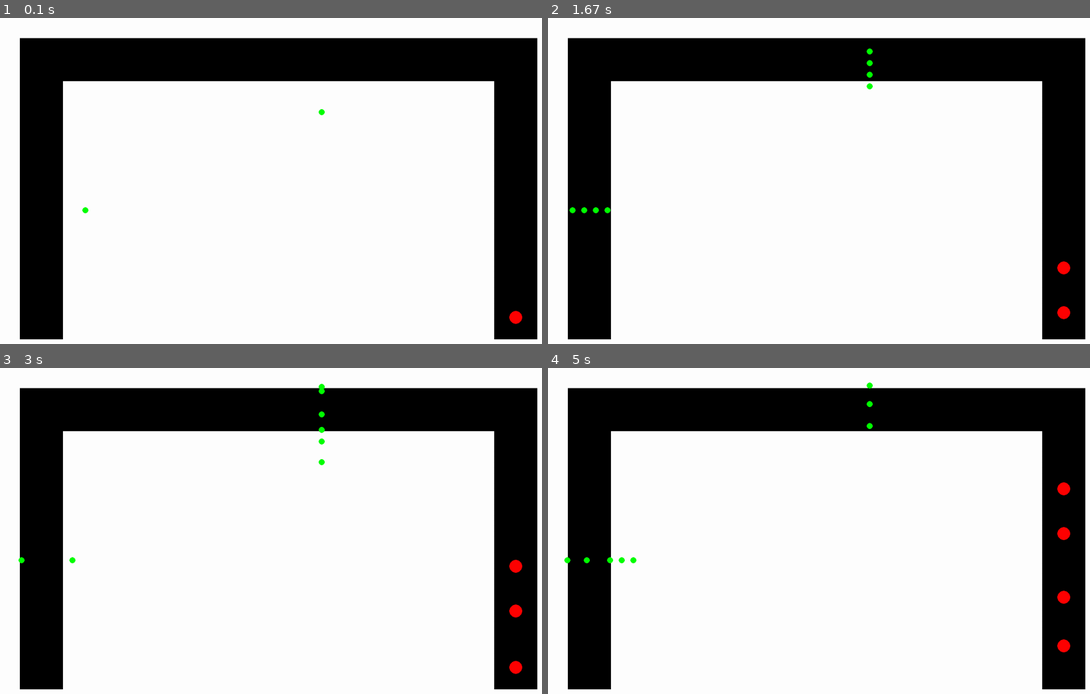
Above: before the commit, frames 1-4 (two rows, left to right).
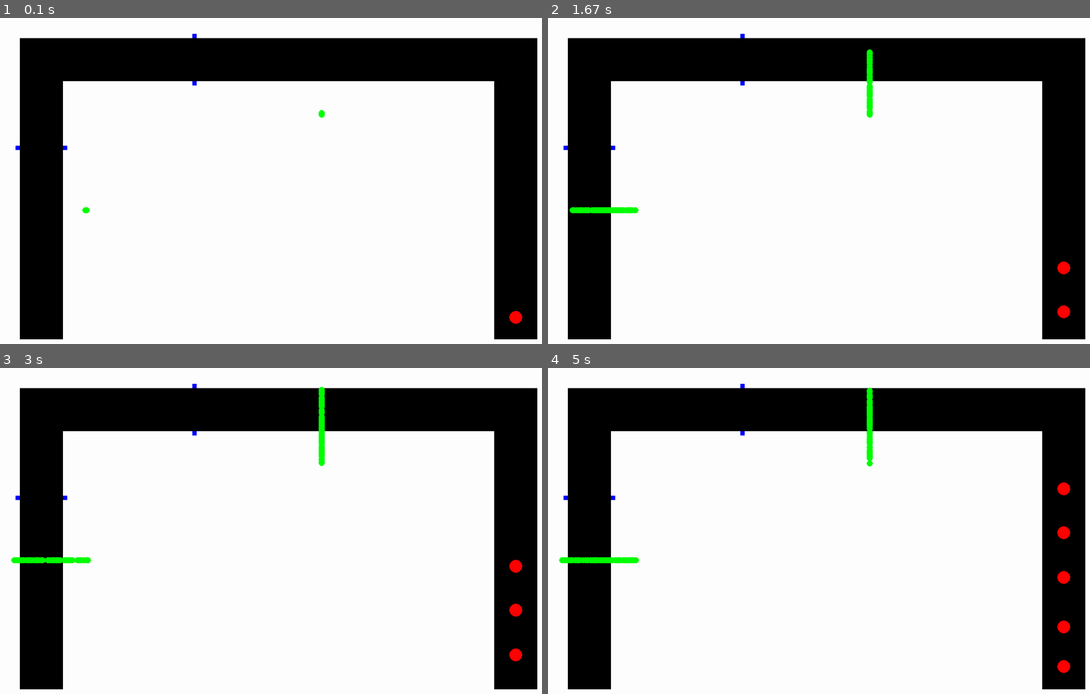
Above: after the commit, the same moments.

Repository: JCoder121/carsim
Game: pygame game, started from files/jeff_MASTER.py
Two runs of this game, one before a commit and one after it. Both use one fixed random seed, a clock stepped at 60 frames per second and the inputs below.
Inputs:
- Up to frame 1 (0.1 s): no input
- Up to frame 2 (1.67 s): tap Enter at 0.33 s
- Up to frame 3 (3 s): tap Space at 1.67, 2.07, 2.37, 2.57, 2.9 s
- Up to frame 4 (5 s): tap Space at 3.2, 3.4, 3.7, 3.97, 4.3, 4.6, 4.73 s

The runs differ from the first frame. In frame 1, less than 0.1% of the frame differs, in the area x 2-60%, y 4-61%; in frame 2, 0.5%; in frame 3, 0.7%; in frame 4, 1.0%, in the area x 2-97%, y 4-94%.

Commit message:
Update jeff_MASTER.py

Diff:
--- a/files/jeff_MASTER.py
+++ b/files/jeff_MASTER.py
@@ -2,15 +2,15 @@
 #while making more edits on most current
 #here will be the last fully working most_current.py file
 
-#updated section 3/20/20 8:10PM
+#updated section 4/2/20 10:00AM
 #anichau and jeffchen
-#signed Anirudh Chaudhary
-#Update: Sequential Car Dropoff: Cars will dropoff if the car in front of it dropped off
+#signed Jeffrey Chen
+
 
 '''Things to do:
-1. Sequential car dropping if in the dropoff zone and the car in front is also dropping off
-2. Drop off in the vertical and horizontal direction
+make function for pedestrian spawning every x seconds
 '''
+
 import pygame
 import random
 import math
@@ -22,8 +22,7 @@
 notes:
 YELLOW CARS = HAVE DROPPED OFF ALREADY
 next step:
-do average speed, etc. in mph
-COMMON LOCATIONS
+do average speed, etc. in mph, work on statistics and testing
 '''
 
 # Define colors
@@ -40,20 +39,52 @@
 CAR_SIZE = 15
 SPEED = 0.1
 PERSON_SPEED = 1.5
-PERSON_WALK = 200
+PERSON_WALK = 175
 MAXSPEED = 1.5
 ACCEL = 0.5
 RANDOMPARAM = 8
 INFRONT = 40
 SWEEP = 20
 
-WAITTIME = 100000
 #change dt for acceleration change, bigger = faster accel
 dt = 0.0006
 
 #set height and width of screen
 size = [SCREEN_WIDTH, SCREEN_HEIGHT]
 screen = pygame.display.set_mode(size)
+
+def obj_drop_off(obj):
+
+    if not obj.is_dropped:
+        drop_in_front = False
+
+        #If the car is in its intended drop off location and it hasn't dropped and it isn't dropping
+        if(not obj.in_progress):
+            obj.stop(True)
+            obj.final_time = (pygame.time.get_ticks() / 1000) + obj.wait_time
+            obj.in_progress = True
+
+        current_time = pygame.time.get_ticks() / 1000
+        if current_time < obj.final_time:
+            current_time = pygame.time.get_ticks() / 1000
+            obj.stop(True)
+
+        else:
+            obj.is_dropped = False
+
+    return
+
+#make sure cars do not spawn and overlap
+def spawn_detect():
+        car_spawn_bool = True
+        for width in range(0, 100):
+            for height in range(0, 50):
+                spawn_value = screen.get_at(( (1200 + width) , (650 + height) ))
+                if spawn_value == RED:
+                    car_spawn_bool = False
+                    break
+
+        return car_spawn_bool
 
 class Car:
     """
@@ -62,56 +93,59 @@
     def __init__(self):
         self.x = 1250
         self.y = 700
-        #below is spawn cars close to bottom
+        #if spawning car closer, use x = 150, y = 200
         #self.x = 150
-        #self.y = 600
+        #self.y = 200
+
         self.speed = SPEED/2
         self.accel = 0
         self.color = RED
 
-        self.drop_val = -1
         self.drop_x = 0
         self.drop_y = 0
 
-        self.drop_bool = True
         self.accel_bool = True
         self.is_dropped = False
-        self.pass_bool = True
-        self.drop = False
-        self.time = random.randint(10,15)
-        self.dropping = ""
+        self.start=0
+        self.final_time =0
+
+        #time to wait for passengers to get out
+        self.wait_time = random.randint(10,15)
+        self.in_progress = False
         self.start_time_bool = True
 
 
-    def stop(self, the_drop_bool):
+    def stop(self, change_color):
         self.speed = 0
         self.accel = 0
-        if the_drop_bool:
+        if change_color:
             self.color = YELLOW
 
-    def detect(self, detect_var):
+    def detect(self, location):
 
         for sweep in range(-SWEEP, SWEEP):
             for infront in range(20, INFRONT):
                 #right
-                if detect_var == 0:
+                if location == "right":
                     detect_value = screen.get_at((int(self.x)+sweep, int(self.y)-infront))
 
                 #top
-                elif detect_var == 1:
+                elif location == "top":
                     detect_value = screen.get_at(((int(self.x)-infront), int(self.y)+sweep))
+                    #print("seen")
 
                 #left
-                elif detect_var == 2:
+                elif location == "left":
                     detect_value = screen.get_at((int(self.x)+sweep, int(self.y)+infront))
 
-                if (detect_value==RED) or (detect_value==GREEN) or (detect_value==YELLOW):
-                    self.accel_bool = False
-                    self.stop(False)
-                    return (self.accel_bool)         #in the future, experiment with seeing if you can return the detect_value and self.accel_bool
-
-
-    def accelerate(self, var1):
+            #car detection for red, green and yellow
+            if (detect_value==RED) or (detect_value==GREEN) or (detect_value==YELLOW):
+                self.accel_bool = False
+                self.stop(False)
+                return (self.accel_bool)
+
+
+    def accelerate(self, location):
         self.ACCEL = self.accel * self.accel * dt
         self.speed = (self.speed + (self.ACCEL))
 
@@ -119,27 +153,28 @@
             self.speed = MAXSPEED
 
             #right
-            if var1 == 0:
+            if location == "right":
                 self.y += -MAXSPEED
             #top
-            elif var1 == 1:
+            elif location == "top":
                 self.x += -MAXSPEED
-            #lieft
-            elif var1 == 2:
+            #left
+            elif location == "left":
                 self.y += MAXSPEED
 
         else:
             #right
-            if var1 == 0:
+            if location == "right":
                 self.y += -self.speed
             #top
-            elif var1 == 1:
+            elif location == "top":
                 self.x += -self.speed
             #left
-            elif var1 == 2:
+            elif location == "left":
                 self.y += self.speed
 
         self.accel+= ACCEL
+
 
 class Person:
     """
@@ -150,12 +185,10 @@
         self.x = 0
         self.y = 0
         self.speed = PERSON_SPEED
-        self.initial = 0
+        self.spawn_point = 0
+
+        #personal_value for WHERE ped will spawn
         self.personal_value = random.randint(0,1)
-        self.person = 5
-
-        #CHANGE THIS LATERRRR
-        #self.personal_value = 1
         self.start_time_bool = True
 
     def stop(self):
@@ -166,17 +199,13 @@
     Function to make a new, random car.
     """
     car = Car()
-    car.drop_x = random.randint(77, 250) * 2
+    if random.randint(0,1) == 0:
+        car.drop_x = random.randint(77, 250) * 2
+
+    else:
+        car.drop_y = random.randint(50,150) * 2
 
     return car
-
-'''
-def person_interval(time):
-
-    if car.start_time_bool:
-        start = pygame.time.get_ticks() / 1000
-        car.start_time_bool = False
-'''
 
 
 def make_person():
@@ -187,20 +216,18 @@
     if person.personal_value == 0:
         person.x = 800
         person.y = 230
-        person.initial = person.y
+        person.spawn_point = person.y
 
     #left side
     elif person.personal_value == 1:
         person.x = 260
-        person.initial = person.x
         person.y = 450
+        person.spawn_point = person.x
 
     return person
 
 def main():
-    '''
-    This is our main program.
-    '''
+
     pygame.init()
     pygame.display.set_caption("PHS Car Traffic")
 
@@ -215,19 +242,22 @@
     person_list = []
     car_count = 0
 
+    #make first car and person
     car = make_car()
     car_list.append(car)
-    #first_cross = make_person()
-    #person_list.append(first_cross)
+    first_cross = make_person()
+    person_list.append(first_cross)
+
+    #pedestrian spawn variables (for interval purposes)
     my_seconds = 0
     start_seconds = 0
     start_seconds_bool = True
     end_seconds = 0
     total_seconds = 0
     first_car_bool = True
-    dropping = ""
     initial_time_bool = True
-
+    Ped_walk_bool = False
+    ped_time = False
 
 
     # -------- Main Program Loop -----------
@@ -259,28 +289,20 @@
                 person = make_person()
                 person_list.append(person)
 
-        #random car spawn
-        random_car = random.randint(1,RANDOMPARAM)
-
-        #view finding of rectangle to make sure nearest car is out of area
-        spawn_bool = True
-        for width in range(0, 100):
-            for height in range(0, 50):
-                spawn_value = screen.get_at(( (1200 + width) , (650 + height) ))
-                if spawn_value == RED:
-                    spawn_bool = False
-                    break
-
+
+        #view finding of rectangle to make sure nearest car is out of area to prepare for spawn
         #check if random match and there is a car within rectangular area of start
-        if (random_car==3) and spawn_bool:
-            #- len car list to restrict car number at once on screen
+
+        if ((random.randint(1, RANDOMPARAM)) == 3) and spawn_detect():
             car = make_car()
             car_list.append(car)
 
 
+        ped_current_time = pygame.time.get_ticks() / 1000
+
         #random pedestrian spawn TO EDIT
         person_time = int((pygame.time.get_ticks() / 1000))
-        time_mod = person_time % 5
+        time_mod = person_time % 10
         person_counter = 0
 
         person_spawn_bool = True
@@ -291,70 +313,71 @@
                 person_spawn_bool = False
                 break
 
-        if person_spawn_bool and time_mod == 0:
-            for x in range(0,20):
-                person = make_person()
-                person_list.append(person)
-            #person_counter += 1
-
-
-        random_ped = random.randint(1, RANDOMPARAM+100)
-        #random_ped = 3
-        if (random_ped == 3):
-            pass
-            #see how this goes
-            #person = make_person()
-            #person_list.append(person)
+        if ped_current_time % 60 > -0.1 and ped_current_time % 60 < 0.1:
+            Ped_walk_bool = True
+            print("yes")
+
+        if Ped_walk_bool == True and ped_time == False:
+            # If its been 60 seconds, start timer
+            start_ped_time = pygame.time.get_ticks() / 1000
+            ped_time = True
+            print(start_ped_time)
+            print("^ is the start time")
+
+        elif ped_time and ped_current_time < start_ped_time + 10:
+        #Timer running and less than 10 seconds...change the 10 to be a variable
+            person = make_person()
+            person_list.append(person)
+
+        elif ped_time and ped_current_time > start_ped_time + 10:
+        #Timer running and its been more than 10 seconds
+            Ped_walk_bool = False
+            ped_time = False
+
 
         # --- car logic
         for car in car_list:
             #Move the car's center, check for position to move car where
             car.accel_bool = True
 
-
             #see if car is on right side, will go vertical up
             if car.x > 155 and car.y > 100:
-                car.detect(0)
+                car.detect("right")
                 if car.accel_bool:
-                    car.accelerate(0)
-
+                    car.accelerate("right")
 
             #see if car is on top side, will go horizontal left
-
             elif car.x > 155 and car.y < 100:
-                detect_val = screen.get_at((int(car.x)-INFRONT, int(car.y)))
-                current_time = pygame.time.get_ticks() / 1000
-
-                if(((int(car.x)==car.drop_x) or (int(car.x-1)==car.drop_x)) and (car.drop == False) and (car.dropping != "In Progress")):  #If the car is in its intended drop off location and it hasn't dropped and it isn't dropping
-                   car.stop(True)
-                   car.dropping = "In Progress"
-                   print(car.dropping)
-                   if car.start_time_bool:
-                       start = pygame.time.get_ticks() / 1000
-                       car.start_time_bool = False
-
-
-                elif (detect_val == YELLOW and (car.x >154 and car.x < 500) and (car.drop == False) and (car.dropping != "In Progress")): #If the car in front is dropping and the present car is not dropping
-                   car.stop(True)
-                   car.dropping = "In Progress"         #A Consideration: If the car in front of the present car stops only slightly at a turn for example, the present car will signify that it is dropping off. As a result, it sometimes doesn't wait as long as a normal dropoff would. If it is a big deal then we can set a timer for 5 seconds or so for  mandatory waiting
-                   print("Car in front stopped")
-
-
-                elif (car.dropping =="In Progress"):
-                    car.stop(True)
-                    if current_time > start + car.time:
-                        car.drop = True
-                        car.dropping = ""
-                else:
-                    car.detect(1)
-                    if car.accel_bool:
-                        car.accelerate(1)
-
+                drop_bool = (int(car.x)==car.drop_x) or (int(car.x-1) == car.drop_x)
+                drop_detect = False
+                for z in range(3, INFRONT):
+                    detect_val = screen.get_at((int(car.x-INFRONT), int(car.y)))
+                    if detect_val == YELLOW:
+                        drop_detect = True
+
+                if drop_bool or (detect_val == YELLOW and (car.x > 150 and car.x < 500)):
+                    obj_drop_off(car)
+
+                car.detect("top")
+                if car.accel_bool:
+                    car.accelerate("top")
+
+
+            #see if car is on left side, will go vertical down
             elif car.x < 156 and car.y > 90:
-                #see if car is on left side, will go vertical down
-                car.detect(2)
+                drop_bool = (int(car.y)==car.drop_y) or (int(car.y-1) == car.drop_y)
+                drop_detect = False
+                for z in range(3, INFRONT):
+                    detect_val = screen.get_at((int(car.x), int(car.y) + INFRONT))
+                    if detect_val == YELLOW:
+                        drop_detect = True
+
+                if drop_bool or (drop_detect and (car.y > 150 and car.y < 350)):
+                    obj_drop_off(car)
+
+                car.detect("left")
                 if car.accel_bool:
-                    car.accelerate(2)
+                    car.accelerate("left")
 
 
             #get rid of car if it crosses bottom line (memory management)
@@ -364,12 +387,10 @@
                 if car_count == 1 and first_car_bool:
                     start_seconds = pygame.time.get_ticks() / 1000
                     first_car_bool = False
-                #print("cars crossed:", car_count)
+
                 print(str(car_count) + " cars")
                 print("Time elapsed " + str(total_seconds))
-                #cars_compare = 100
-
-                #LOOK HERE ANICHAU
+
                 #currently, on every car pass, write time needed
                 #if writing time only for all 100 to pass, change cars_compare to 100
                 cars_compare = 130
@@ -378,26 +399,21 @@
                     done = True
 
                 #fail safe to check if car going down is still red - not dropped off = bug and need to be fixed
-
-                '''
-                #will go through this later
                 if car.color == RED:
-                    print("car not dropped off, something wrong")
+                    print("car not dropped off, something wrong")
                     done = True
-                '''
 
         #pedestrian logic
         for person in person_list:
 
             person_bool = True
-
 
             #person coming from top leg
             if person.personal_value == 0:
                 for y in range(10,20):
                     for person_sweep in range(-4, 4):
                         person_infront = screen.get_at(((int(person.x) + person_sweep), int(person.y) -y))
-                        if person_infront==RED or person_infront==GREEN or person_infront==YELLOW:
+                        if person_infront==RED or person_infront==YELLOW:
                             person.stop()
                             person_bool = False
 
@@ -410,7 +426,7 @@
                     for person_sweep in range(-4, 4):
                         person_infront = screen.get_at((int(person.x)-x, int(person.y)+person_sweep))
 
-                        if person_infront==RED or person_infront==GREEN or person_infront==YELLOW:
+                        if person_infront==RED or person_infront==YELLOW:
                             person.stop()
                             person_bool = False
 
@@ -418,17 +434,13 @@
                     person.x -= PERSON_SPEED
 
             #always check if person has walked PERSON_WALK pixels, then erase from list (memory management)
-
             #delete from top leg
-            if((person.personal_value == 0) and (abs(person.initial - person.y) > PERSON_WALK)):
+            if((person.personal_value == 0) and (abs(person.spawn_point - person.y) > PERSON_WALK)):
                 del(person_list[0])
 
             #delete from right leg
-            elif((person.personal_value== 1) and (abs(person.initial - person.x) > PERSON_WALK)):
+            elif((person.personal_value== 1) and (abs(person.spawn_point - person.x) > PERSON_WALK)):
                 del(person_list[0])
-
-
-
 
         # --- Drawing
         # Set the screen background
@@ -439,6 +451,13 @@
         pygame.draw.rect(screen, BLACK, (1200, 50, 100, 700))
         pygame.draw.rect(screen, BLACK, (100, 50, 100, 700))
 
+        #cars will drop off in these zones
+        pygame.draw.rect(screen, BLUE, (500, 150, 10, 10))
+        pygame.draw.rect(screen, BLUE, (500, 40, 10, 10))
+        pygame.draw.rect(screen, BLUE, (200, 300, 10,10))
+        pygame.draw.rect(screen, BLUE, (90, 300, 10,10))
+
+
         # draw all moving objects
 
         for car in car_list:
@@ -450,14 +469,9 @@
 
         # --- Wrap-up, limit to 60 frames per second
         clock.tick(60)
-        #my_seconds+=1
-        #mytime = my_seconds/60
-
-
-        #print(int(mytime))
+
         end_seconds = pygame.time.get_ticks() / 1000
         total_seconds = end_seconds - start_seconds
-
 
         # update screen with newly drawn
         pygame.display.flip()
@@ -469,6 +483,7 @@
         print(body_print)
 
         real_time = strftime("%Y-%m-%d %H-%M-%S", gmtime())
+        #save_path = "/Users/Anirudh/Documents"
         save_path = "/Users/jeffrey/Documents/Github/carsim/files/testing_current"
 
         filestring = "rawdata- " + str(real_time) + ".txt"
